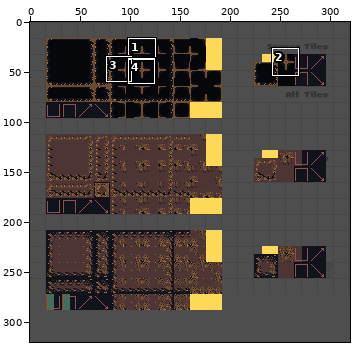
One commit to this pixel-art file: addons/reptile/assets/topdown/cave_floor_pit_tiles-16.aseprite. Above, an overview of the earlier version with the close-up marked.
Close-up. Before:
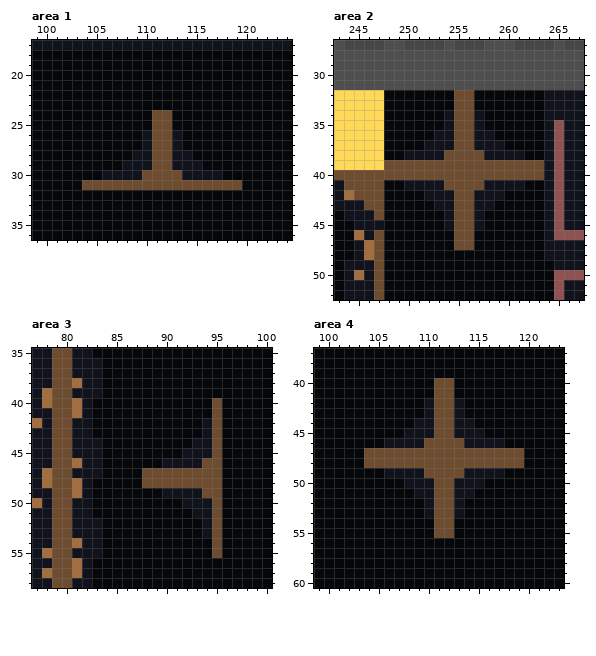
320x320 pixels, 1 frame. Colours within 5 levels of each other are drawn and written as one. Shown: area 1: x 99..124, y 17..36; area 2: x 243..267, y 27..52; area 3: x 77..100, y 35..58; area 4: x 99..123, y 37..60. The commit also changed other parts of the picture, which this record leaves out.
Once edited:
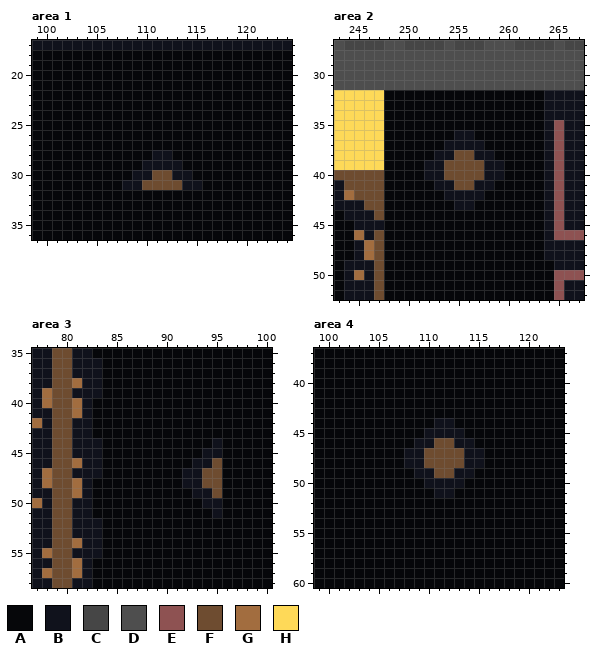
Palette (. is transparent): A #06070a  B #10121c  C #464646  D #4e4e4e  E #8e5252  F #6e4c30  G #a26d3f  H #fed958
Difference:
Changed rows in their new state; - is an unchanged pixel.
Area 1, layer "TILES":
first column x 104:
24 -------AA-------
25 -------AA-------
26 ------AAAA------
27 ------AAAA------
28 -----AABBAA-----
29 ----AA-BB-AA----
30 --AAA-B--B-AAA--
31 AAAABB----BBAAAA
Area 2, layer "TILES":
first column x 248:
32 -------AA-------
33 -------AA-------
34 ------AAAA------
35 ------AAAA------
36 -----AABBAA-----
37 ----AA-BB-AA----
38 --AAA-B--B-AAA--
39 AAAABB----BBAAAA
40 AAAABB----BBAAAA
41 --AAA-B--B-AAA--
42 ----AA-BB-AA----
43 -----AABBAA-----
44 ------AAAA------
45 ------AAAA------
46 -------AA-------
47 -------AA-------
Area 3, layer "TILES":
first column x 88:
40 -------A
41 -------A
42 ------AA
43 ------AA
44 -----AAB
45 ----AA-B
46 --AAA-B-
47 AAAABB--
48 AAAABB--
49 --AAA-B-
50 ----AA-B
51 -----AAB
52 ------AA
53 ------AA
54 -------A
55 -------A
Area 4, layer "TILES":
first column x 104:
40 -------AA-------
41 -------AA-------
42 ------AAAA------
43 ------AAAA------
44 -----AABBAA-----
45 ----AA-BB-AA----
46 --AAA-B--B-AAA--
47 AAAABB----BBAAAA
48 AAAABB----BBAAAA
49 --AAA-B--B-AAA--
50 ----AA-BB-AA----
51 -----AABBAA-----
52 ------AAAA------
53 ------AAAA------
54 -------AA-------
55 -------AA-------
Where, in picture pixels (left, top, right, bottom), the same in both close-ups:
changed: (82, 110, 242, 190)
changed: (384, 90, 544, 250)
changed: (142, 398, 222, 558)
changed: (364, 378, 524, 538)
